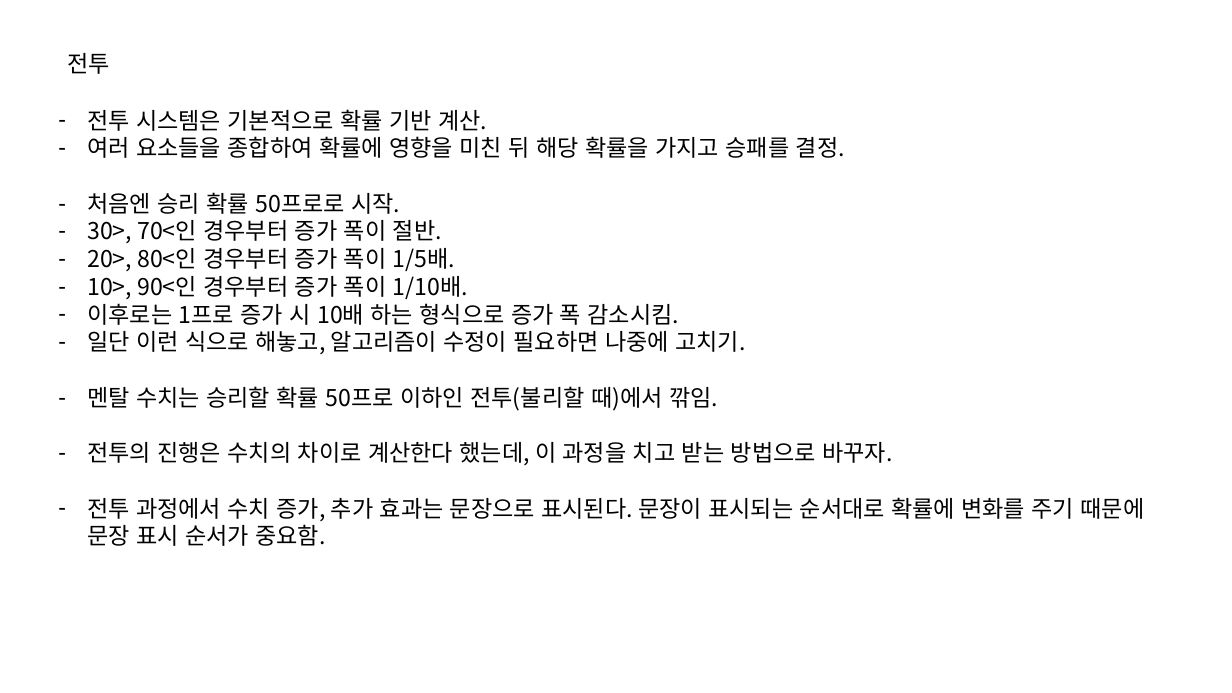
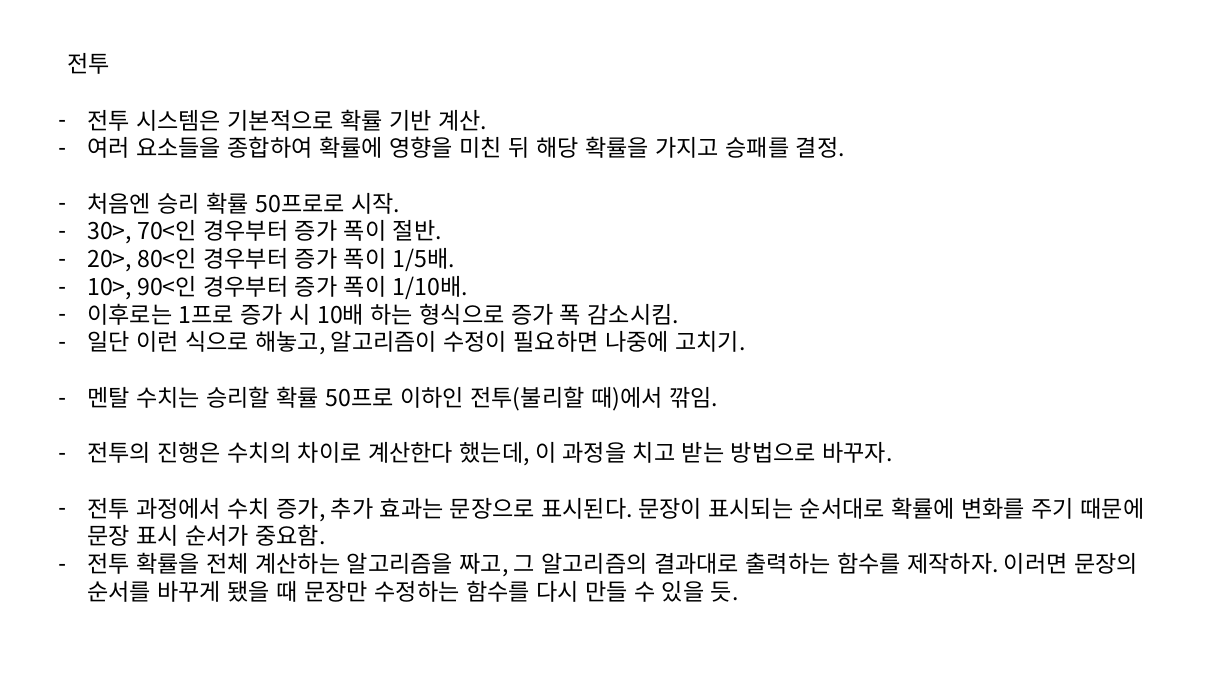
Before and after one commit to IdfKLeh/capstone, a slide deck: slide 1 of 전투.pptx. Drawn at 1232x693 pixels with LibreOffice and Linux fonts; fonts in the diff are those of the drawing. Boxes give left, top, right and bottom in pixels: in the first picture for what was removed or moved away, otherwise in the second. Text is boxed around its words. In the diff, an @@ line names an element or a change of style, - is before the commit and + after.

```diff
--- a/전투.pptx
+++ b/전투.pptx
@@ text at [87,552,1138,602]: paragraph added @@
+– 전투 확률을 전체 계산하는 알고리즘을 짜고, 그 알고리즘의 결과대로 출력하는 함수를 제작하자. 이러면 문장의 순서를 바꾸게 됐을 때 문장만 수정하는 함수를 다시 만들 수 있을 듯.
```
Also in this commit, not shown: 5 other files.
